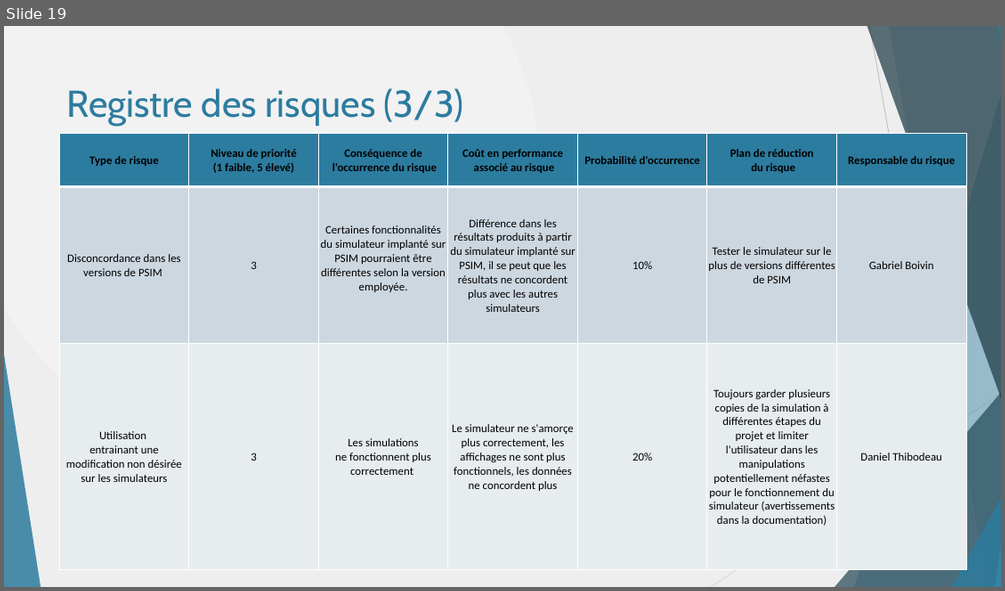
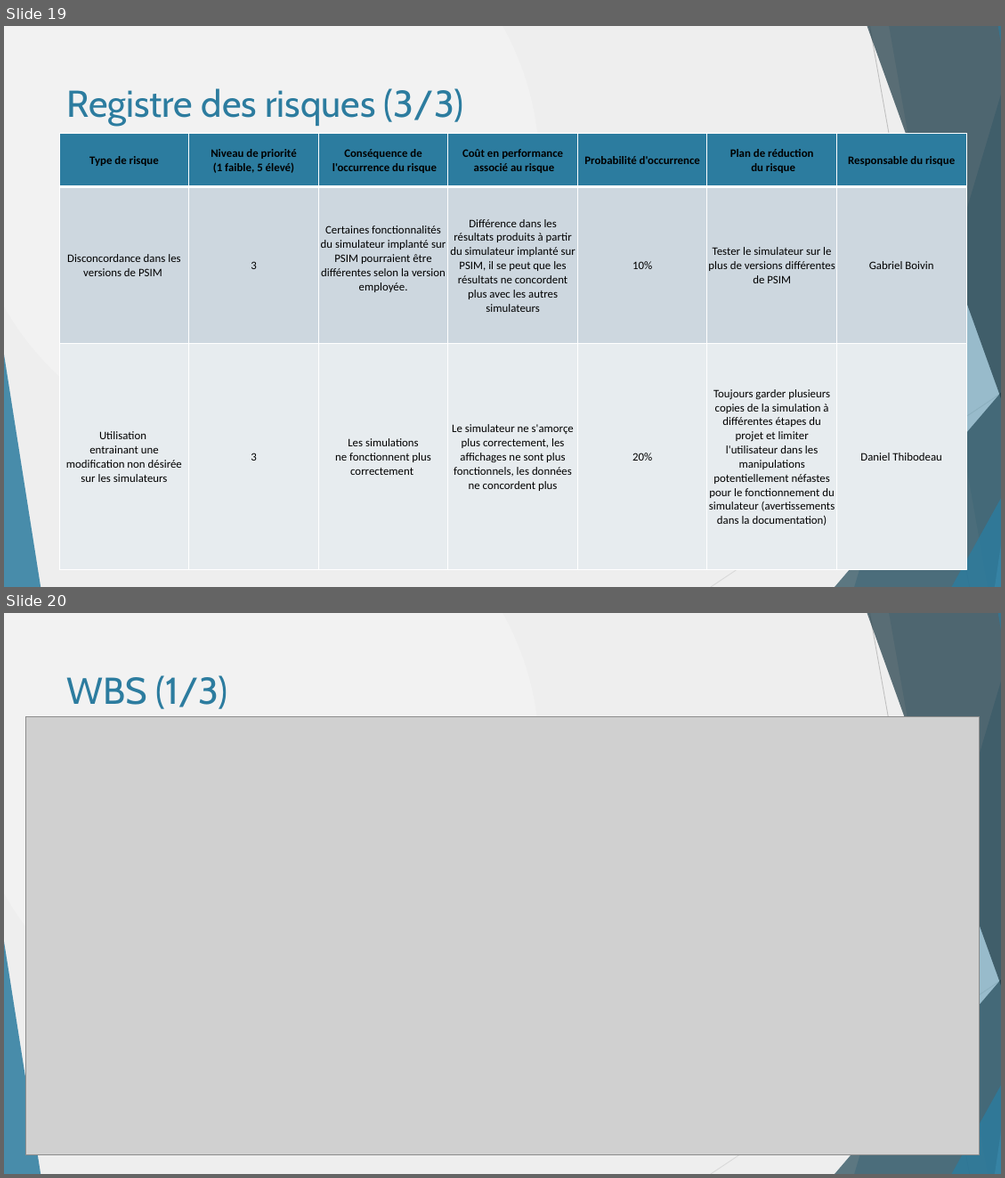
Before and after one commit to danthib76/DesignIV, a slide deck: Remise/Remise 1/Presentation_Remise_1.pptx. Shown one above the other, each under a label of ours: slide 19 before the commit, slides 19 and 20 after it. The pictures are 1005x591 and 1005x1178 pixels, drawn with LibreOffice and Linux fonts; fonts in the diff are those of the drawing; grey boxes stand for pictures. Boxes give left, top, right and bottom in pixels: in the first picture for what was removed or moved away, otherwise in the second. Text is boxed around its words. In the diff, an @@ line names an element or a change of style, - is before the commit and + after.

```diff
--- a/Remise/Remise 1/Presentation_Remise_1.pptx
+++ b/Remise/Remise 1/Presentation_Remise_1.pptx
@@ slide 20 added at <box>4,613,1001,1174</box>, background gradient #F2F2F2 to #EEEEEE; not listed: 10 template elements that a slide beside it also shows @@
@@ title added at <box>67,675,227,709</box>, 36 pt, text #2C7C9F @@
+WBS (1/3)
@@ picture added at <box>25,717,979,1154</box> @@
```
Also in this commit, not shown: 2 other slides added, 1 other file.
